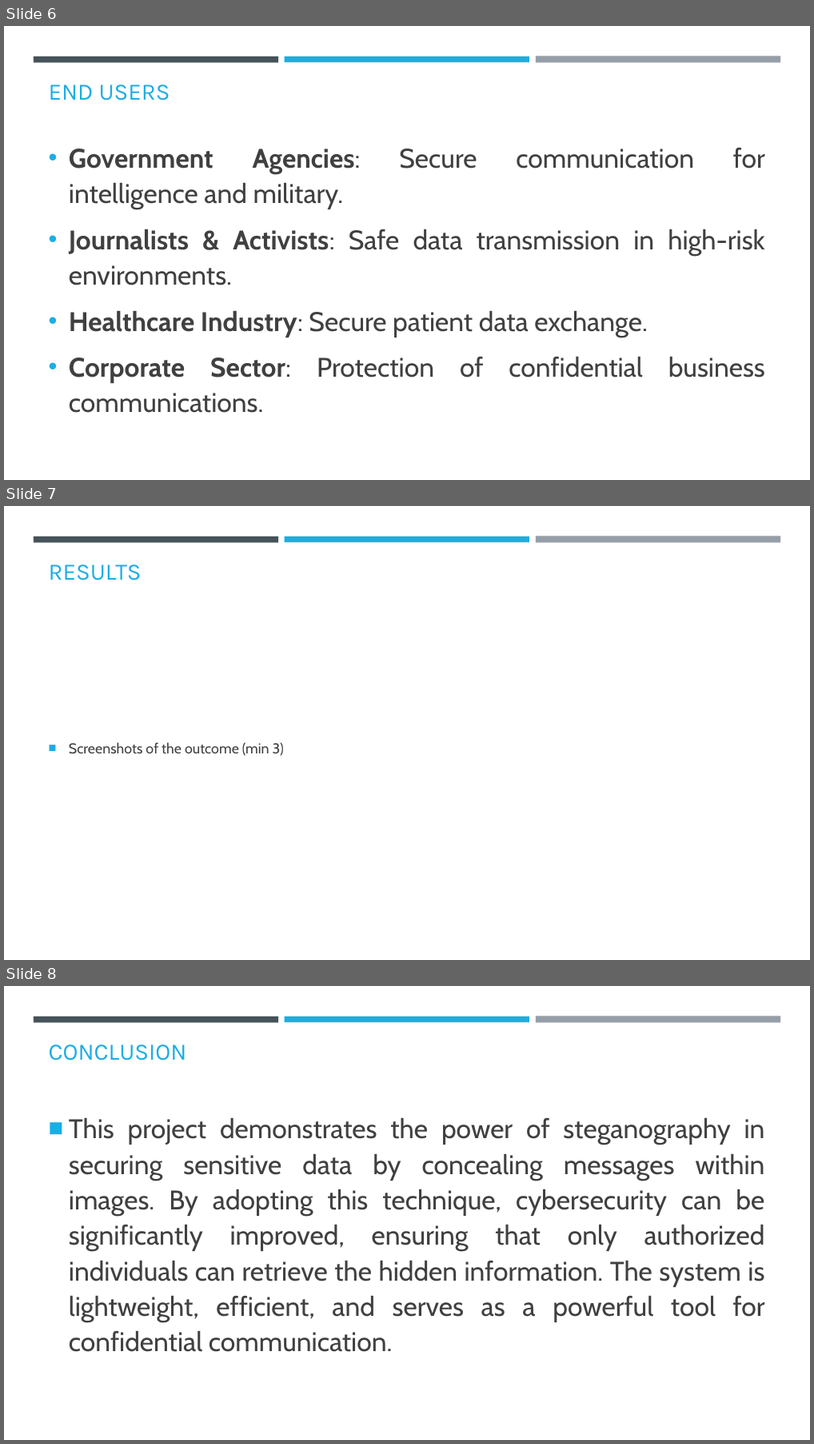
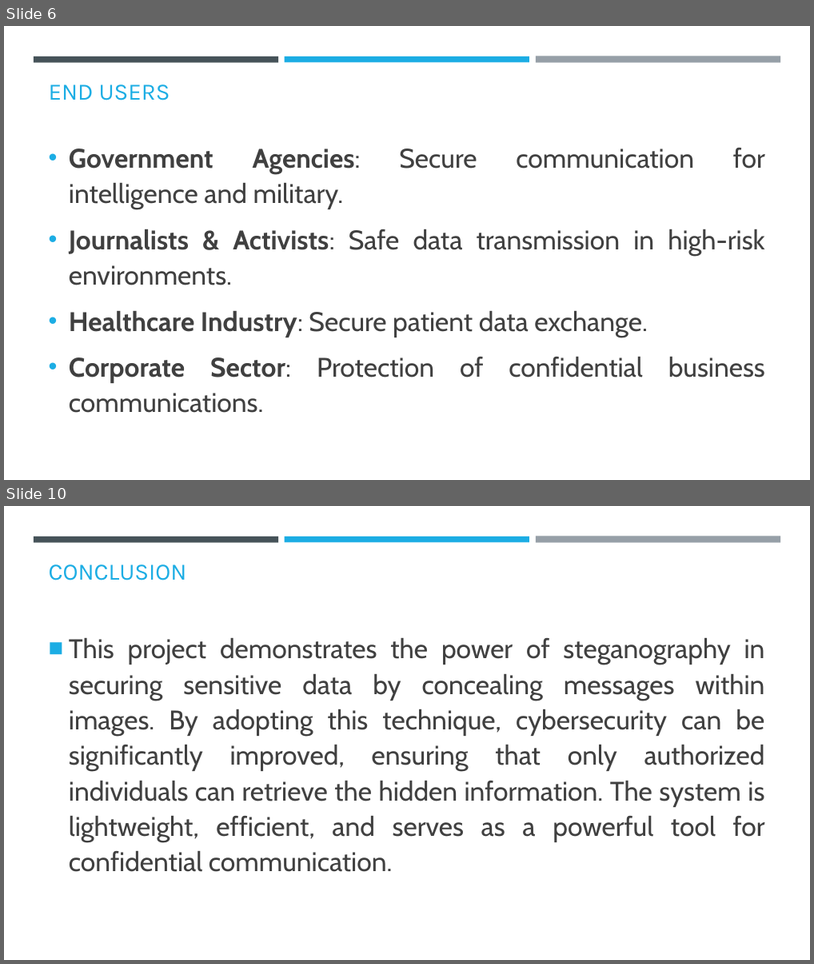
Before and after one commit to NarendraShende/Stegno_Project, a slide deck: Narendrta_Project_AICTE_PPT.pptx. Shown one above the other, each under a label of ours: slides 6, 7 and 8 before the commit, slides 6 and 10 after it; the slides between them are not shown. The pictures are 814x1444 and 814x964 pixels, drawn with LibreOffice and Linux fonts; fonts in the diff are those of the drawing; background and template pictures are left out. Boxes give left, top, right and bottom in pixels: in the first picture for what was removed or moved away, otherwise in the second. Text is boxed around its words. In the diff, an @@ line names an element or a change of style, - is before the commit and + after.

```diff
--- a/Narendrta_Project_AICTE_PPT.pptx
+++ b/Narendrta_Project_AICTE_PPT.pptx
@@ slide 7 removed at (x1=4, y1=506, x2=810, y2=960), background #FFFFFF; not listed: 3 template elements that a slide beside it also shows @@
@@ title removed at (x1=49, y1=564, x2=142, y2=580) @@
-RESULTS
@@ text removed at (x1=69, y1=742, x2=284, y2=756) @@
-■ Screenshots of the outcome (min 3)
@@ what was slide 8 is now slide 10 @@
```
Also in this commit, not shown: 1 slide changed, 3 slides added.
